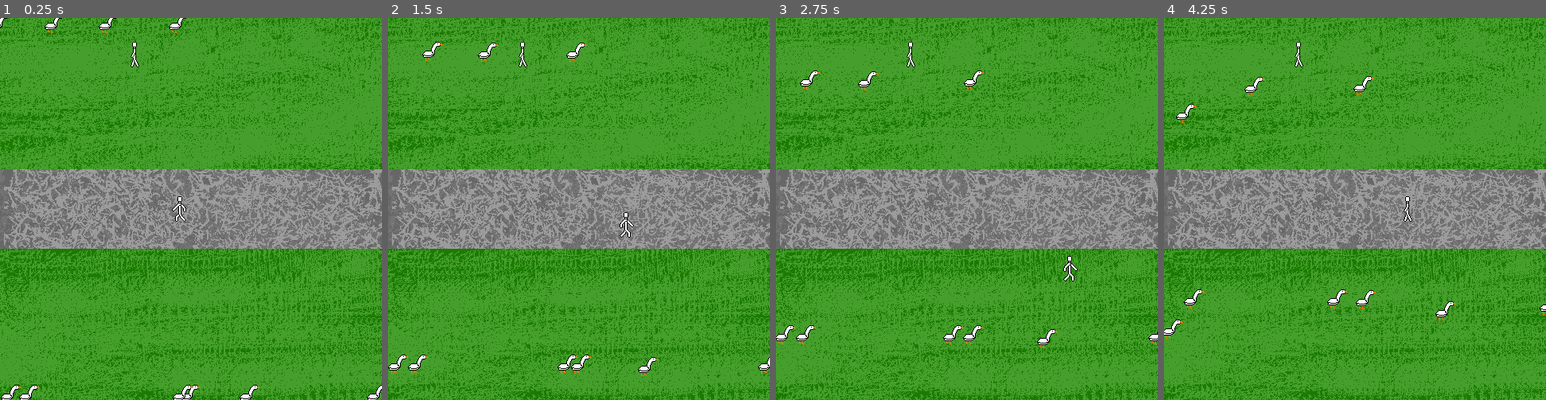
Above: before the commit, frames 1-4 (left to right).
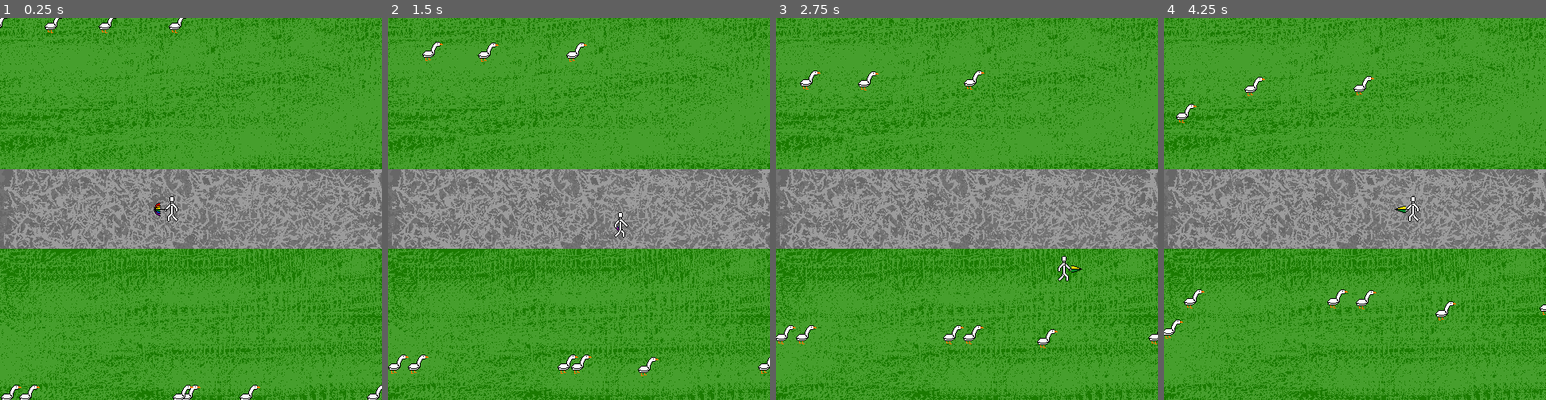
Above: after the commit, the same moments.

Repository: Qmtfive/GooseGame
Game: Godot game, scene res://Level.tscn
The game is run twice, just before and just after one commit, with the same random seed, the same clock (stepped at 60 frames per second) and the same inputs.
Inputs:
- Up to frame 1 (0.25 s): no input
- Up to frame 2 (1.5 s): hold Right (ui_right) 0.53-1.28 s; hold Down (ui_down) from 1.28 s (still down)
- Up to frame 3 (2.75 s): release Down (ui_down) at 2.03 s; hold Right (ui_right) from 2.03 s (still down)
- Up to frame 4 (4.25 s): release Right (ui_right) at 2.78 s; hold Up (ui_up) 2.78-3.53 s; hold Left (ui_left) from 3.53 s (still down)

The runs differ from the first frame. In frame 1, 0.3% of the frame differs, in the area x 34-49%, y 6-54%; in frame 2, 0.3%; in frame 3, 0.3%; in frame 4, 0.3%.

Commit message:
new animations implemented, they do be slidin' tho

Diff:
--- a/Level.tscn
+++ b/Level.tscn
@@ -1,5 +1,7 @@
-[gd_scene load_steps=11 format=2]
+[gd_scene load_steps=26 format=2]
 
+[ext_resource path="res://Assets/UmbrellaHolderUp/Walk2.png" type="Texture" id=1]
+[ext_resource path="res://Assets/UmbrellaHolderUp/Walk4.png" type="Texture" id=2]
 [ext_resource path="res://Assets/Goose/Walk2.png" type="Texture" id=3]
 [ext_resource path="res://Assets/Goose/Walk1.png" type="Texture" id=4]
 [ext_resource path="res://Assets/Goose/Walk4.png" type="Texture" id=5]
@@ -8,6 +10,19 @@
 [ext_resource path="res://Level.gd" type="Script" id=8]
 [ext_resource path="res://GooseSpawner.gd" type="Script" id=9]
 [ext_resource path="res://Pedestrian.tscn" type="PackedScene" id=10]
+[ext_resource path="res://Assets/UmbrellaHolderSide/Walk2.png" type="Texture" id=11]
+[ext_resource path="res://Assets/UmbrellaHolderSide/Walk4.png" type="Texture" id=12]
+[ext_resource path="res://Assets/UmbrellaHolderUp/Walk1.png" type="Texture" id=13]
+[ext_resource path="res://Assets/UmbrellaHolderDown/Walk3.png" type="Texture" id=14]
+[ext_resource path="res://Assets/UmbrellaHolderDown/Walk1.png" type="Texture" id=15]
+[ext_resource path="res://Assets/UmbrellaHolderDown/Walk4.png" type="Texture" id=16]
+[ext_resource path="res://Assets/UmbrellaHolderUp/Walk3.png" type="Texture" id=17]
+[ext_resource path="res://Assets/UmbrellaHolderDown/Walk2.png" type="Texture" id=18]
+[ext_resource path="res://Assets/UmbrellaHolderSide/Walk1.png" type="Texture" id=19]
+[ext_resource path="res://Assets/UmbrellaHolderSide/Walk3.png" type="Texture" id=20]
+[ext_resource path="res://Assets/UmbrellaSlideAttack/Slide1.png" type="Texture" id=21]
+[ext_resource path="res://Assets/UmbrellaSlideAttack/Slide2.png" type="Texture" id=22]
+[ext_resource path="res://Assets/UmbrellaSlideAttack/Slide3.png" type="Texture" id=23]
 
 [sub_resource type="SpriteFrames" id=1]
 animations = [ {
@@ -15,6 +30,26 @@
 "loop": true,
 "name": "WalkingDude",
 "speed": 3.0
+}, {
+"frames": [ ExtResource( 19 ), ExtResource( 11 ), ExtResource( 20 ), ExtResource( 12 ), ExtResource( 20 ), ExtResource( 11 ) ],
+"loop": true,
+"name": "WalkSide",
+"speed": 5.0
+}, {
+"frames": [ ExtResource( 13 ), ExtResource( 1 ), ExtResource( 17 ), ExtResource( 2 ), ExtResource( 17 ), ExtResource( 1 ) ],
+"loop": true,
+"name": "WalkUp",
+"speed": 5.0
+}, {
+"frames": [ ExtResource( 15 ), ExtResource( 18 ), ExtResource( 14 ), ExtResource( 16 ), ExtResource( 14 ), ExtResource( 18 ) ],
+"loop": true,
+"name": "WalkDown",
+"speed": 5.0
+}, {
+"frames": [ ExtResource( 21 ), ExtResource( 22 ), ExtResource( 23 ) ],
+"loop": false,
+"name": "Attack",
+"speed": 10.0
 } ]
 
 [sub_resource type="RectangleShape2D" id=2]
@@ -28,21 +63,15 @@
 position = Vector2( 240, 240 )
 texture = ExtResource( 6 )
 
-[node name="WalkingDude" type="AnimatedSprite" parent="."]
-position = Vector2( 168.036, 45.8197 )
-frames = SubResource( 1 )
-animation = "WalkingDude"
-frame = 3
-playing = true
-
 [node name="Player" type="Area2D" parent="."]
 position = Vector2( 225, 240 )
 script = ExtResource( 7 )
 speed = 100
 
-[node name="WalkingDude" type="AnimatedSprite" parent="Player"]
+[node name="PlayerAnims" type="AnimatedSprite" parent="Player"]
 frames = SubResource( 1 )
-animation = "WalkingDude"
+animation = "Attack"
+frame = 2
 playing = true
 
 [node name="CollisionShape2D" type="CollisionShape2D" parent="Player"]
--- a/Player.gd
+++ b/Player.gd
@@ -2,6 +2,7 @@
 
 export var speed = 400  # How fast the player will move (pixels/sec).
 var screen_size  # Size of the game window.
+onready var anims = $PlayerAnims
 
 func _ready():
 	screen_size = get_viewport_rect().size
@@ -10,19 +11,23 @@
 	var velocity = Vector2()  # The player's movement vector.
 	if Input.is_action_pressed("ui_right"):
 		velocity.x += 1
+		anims.play("WalkSide")
 	if Input.is_action_pressed("ui_left"):
 		velocity.x -= 1
+		anims.play("WalkSide")
 	if Input.is_action_pressed("ui_down"):
 		velocity.y += 1
+		anims.play("WalkDown")
 	if Input.is_action_pressed("ui_up"):
 		velocity.y -= 1
+		anims.play("WalkUp")
 	if velocity.length() > 0:
 		velocity = velocity.normalized() * speed
-		$WalkingDude.play()
+		anims.play()
 	else:
-		$WalkingDude.stop()
+		anims.stop()
 	position += velocity * delta
 	position.x = clamp(position.x, 0, screen_size.x)
 	position.y = clamp(position.y, 0, screen_size.y)
 	if velocity.x != 0:
-		$WalkingDude.flip_h = velocity.x > 0
+		anims.flip_h = velocity.x > 0
Not shown, added: Assets/Misc/wind.png.import
Not shown, added: Assets/UmbrellaHolderDown/Walk1.png.import
Not shown, added: Assets/UmbrellaHolderDown/Walk2.png.import
Not shown, added: Assets/UmbrellaHolderDown/Walk3.png.import
Not shown, added: Assets/UmbrellaHolderDown/Walk4.png.import
Not shown, changed: Assets/UmbrellaHolderSide/Walk1.png.import
Not shown, changed: Assets/UmbrellaHolderSide/Walk2.png.import
Not shown, changed: Assets/UmbrellaHolderSide/Walk3.png.import
Not shown, added: Assets/UmbrellaHolderUp/Walk1.png.import
Not shown, added: Assets/UmbrellaHolderUp/Walk2.png.import
Not shown, added: Assets/UmbrellaHolderUp/Walk3.png.import
Not shown, added: Assets/UmbrellaHolderUp/Walk4.png.import
(and 3 more such lines)
